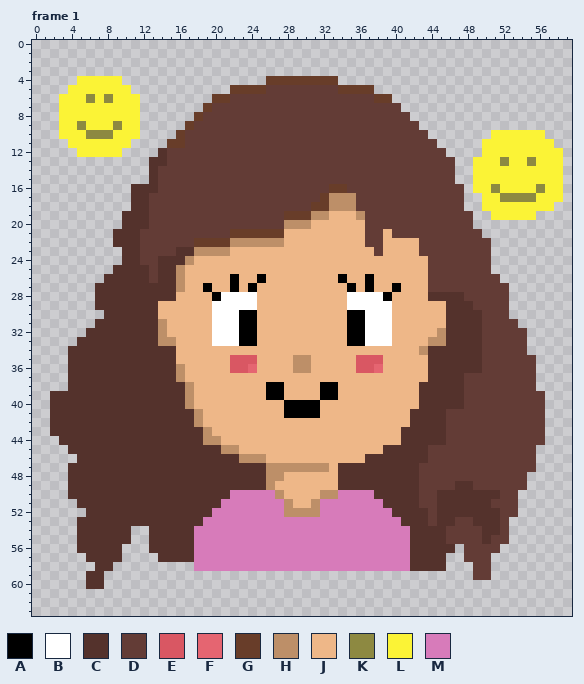
Two states of a pixel-art file, Assets/HappyWife.aseprite. The first picture shows the starting point.
60x64 pixels, 3 frames. Colours within 5 levels of each other are drawn and written as one. Shown: frame 1. The commit also changed other frames, which this record leaves out.
Palette (. is transparent): A #000000  B #ffffff  C #54322c  D #633c36  E #d95763  F #e56571  G #683d29  H #bd8f68  J #eeb788  K #8d8941  L #fbf336  M #d77bba
The result:
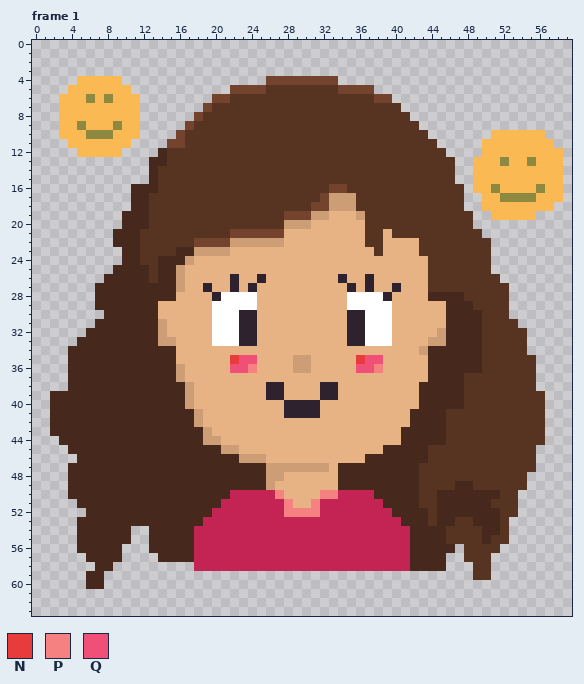
Colours new in this view: N #e83b3b  P #f68181  Q #f04f78
Diff:
colour A: #000000 -> #2e222f
colour C: #54322c -> #46291c
colour D: #633c36 -> #573322
colour G: #683d29 -> #73432d
colour H: #bd8f68 -> #cd9e75
colour J: #eeb788 -> #e7b284
colour L: #fbf336 -> #fbb954
colour M: #d77bba -> #c32454
Frame 1, layer "Layer 1":
y 35: x 22..24 EEE -> NQQ; x 36..38 EEE -> NQQ
y 36: x 22..24 EEF -> QQP; x 36..38 EEF -> QQP
y 50: x 27 H -> P; x 32..33 HH -> PP
y 51: x 28 H -> P; x 31 H -> P
y 52: x 28..31 HHHH -> PPPP
Pixel boxes of the changes (left, top, right, bottom) in both pictures:
changed: (50, 76, 563, 589)
